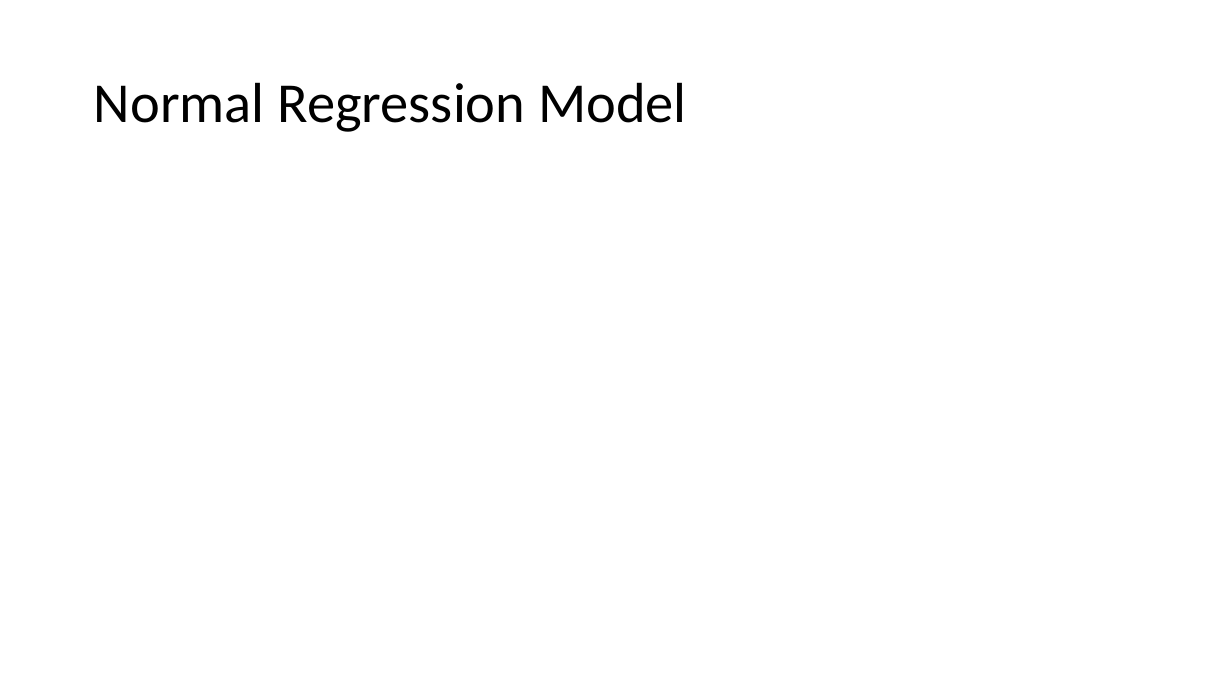
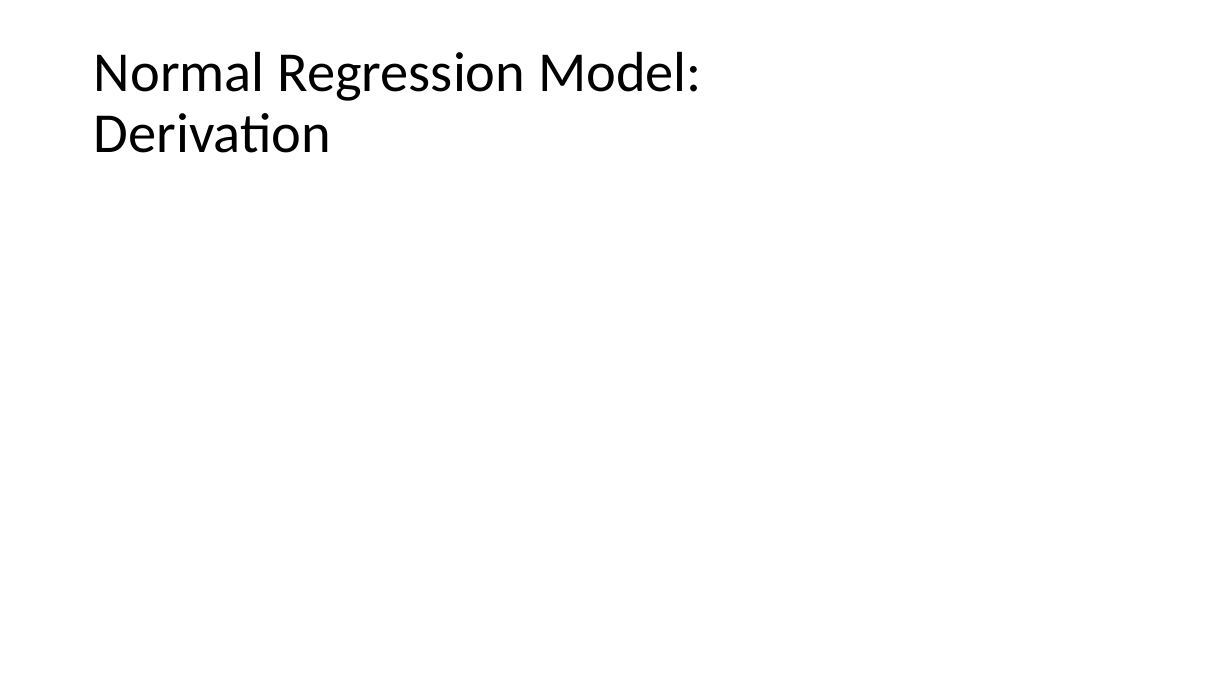
Before and after one commit to vgharris3/predictiveInference, a slide deck: slide 43 of Thesis_Files/ThesisDefense.pptx (slide 37 before the commit). Drawn at 1232x693 pixels with LibreOffice and Linux fonts; fonts in the diff are those of the drawing; grey boxes stand for pictures. Boxes give left, top, right and bottom in pixels: in the first picture for what was removed or moved away, otherwise in the second. Text is boxed around its words. In the diff, an @@ line names an element or a change of style, - is before the commit and + after.

```diff
--- a/Thesis_Files/ThesisDefense.pptx
+++ b/Thesis_Files/ThesisDefense.pptx
@@ title at [94,51,702,153]: text changed @@
-Normal Regression Model
+Normal Regression Model:
+Derivation
```
Also in this commit, not shown: 11 other slides changed, 7 slides added, 13 other files.
